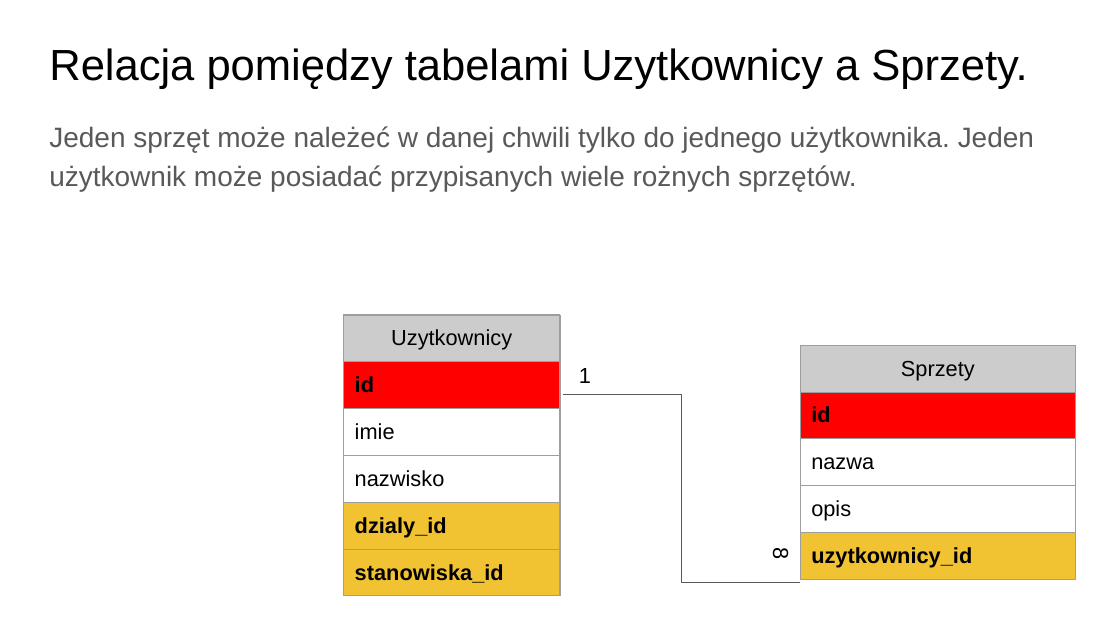
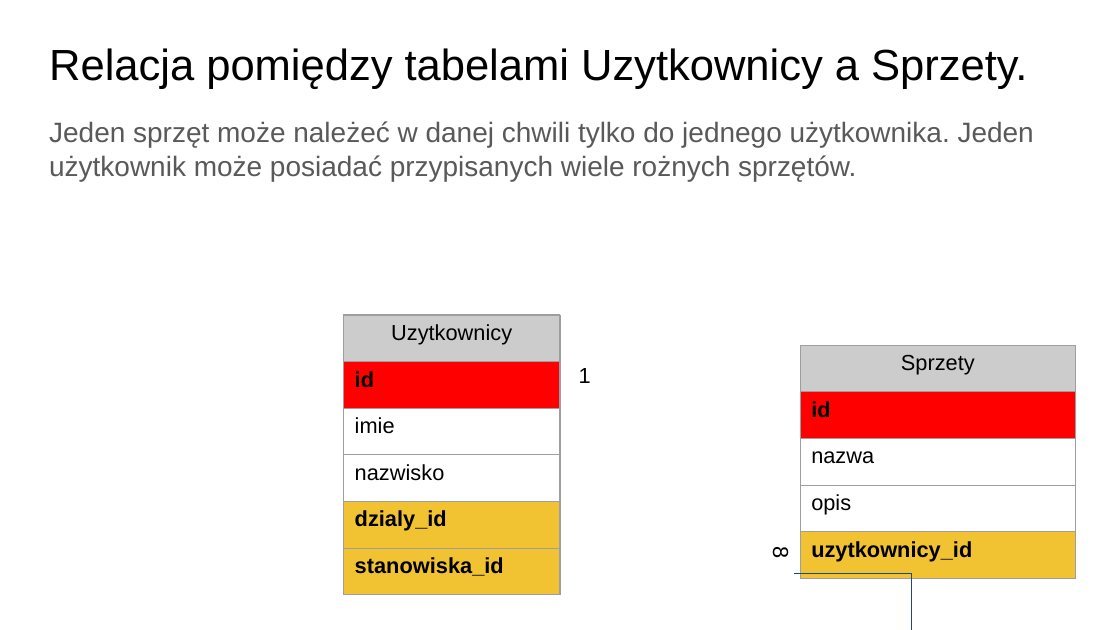
Before and after one commit to PrzemekN/wyposazenie, a slide deck: slide 8 of Projekt bazy danych Wyposazenie.pptx. Drawn at 1120x630 pixels with LibreOffice and Linux fonts; fonts in the diff are those of the drawing. Boxes give left, top, right and bottom in pixels: in the first picture for what was removed or moved away, otherwise in the second. Text is boxed around its words. In the diff, an @@ line names an element or a change of style, - is before the commit and + after.

```diff
--- a/Projekt bazy danych Wyposazenie.pptx
+++ b/Projekt bazy danych Wyposazenie.pptx
@@ text "Jeden sprzęt może należeć w ..." at bbox=[49, 121, 1034, 181]: line spacing 1.15 to 1 @@
@@ table at bbox=[344, 315, 560, 595] @@
@@ borders changed @@
@@ table at bbox=[800, 345, 1075, 578] @@
@@ borders changed @@
@@ elbow line removed from (800, 582) to (563, 394) @@
@@ elbow line added from (1030, 630) to (794, 573), #1F497D 0.74 pt @@
```
Also in this commit, not shown: 7 other slides changed, 1 slide added, 1 other file.
